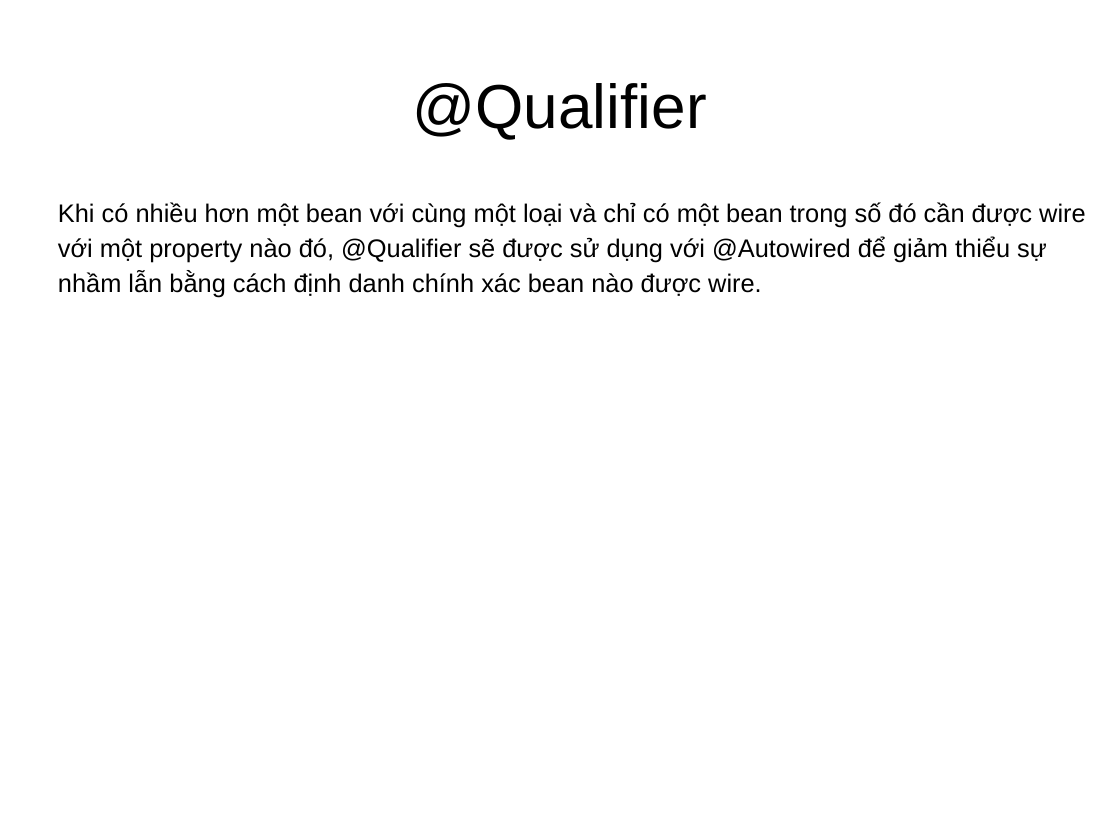
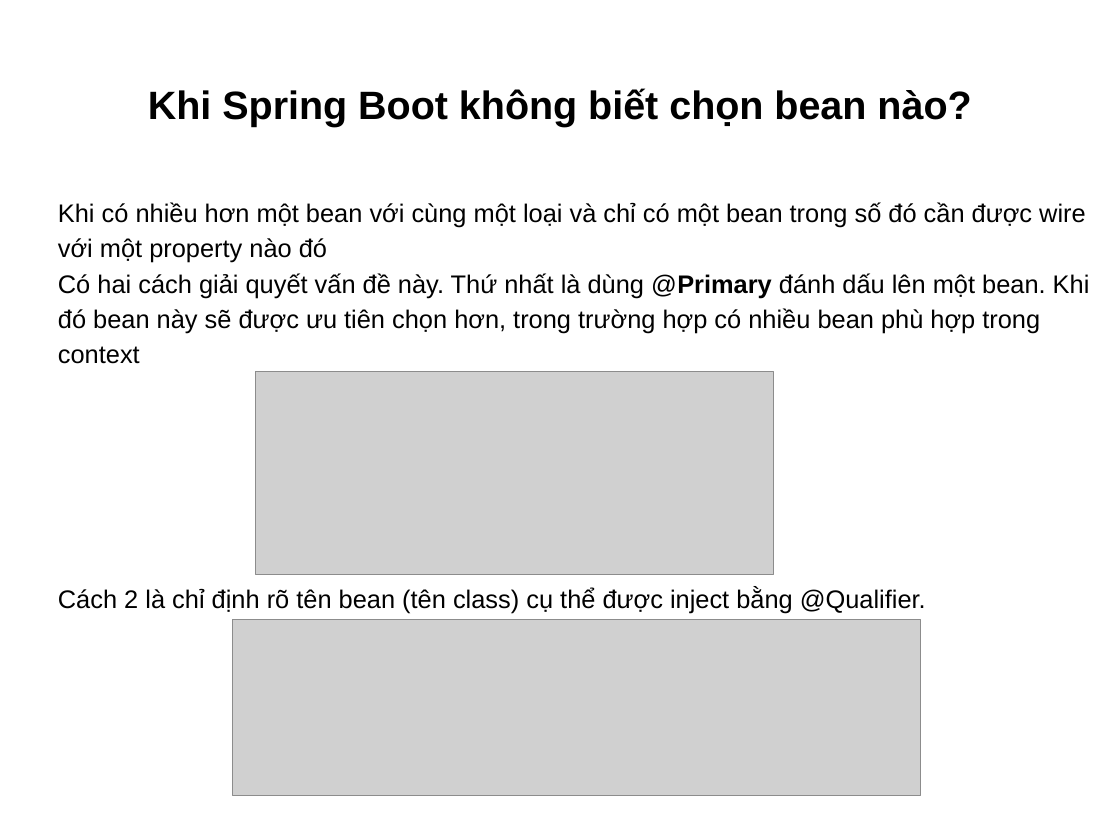
Before and after one commit to truongphan/documents, a slide deck: slide 16 of Spring.pptx (slide 15 before the commit). Drawn at 1120x840 pixels with LibreOffice and Linux fonts; fonts in the diff are those of the drawing; grey boxes stand for pictures. Boxes give left, top, right and bottom in pixels: in the first picture for what was removed or moved away, otherwise in the second. Text is boxed around its words. In the diff, an @@ line names an element or a change of style, - is before the commit and + after.

```diff
--- a/Spring.pptx
+++ b/Spring.pptx
@@ text at [148,88,971,127]: text changed; size 44 to 28 pt; bold on @@
-@Qualifier
+Khi Spring Boot không biết chọn bean nào?
@@ text at [58,202,1090,613]: text changed @@
-Khi có nhiều hơn một bean với cùng một loại và chỉ có một bean trong số đó cần được wire với một property nào đó, @Qualifier sẽ được sử dụng với @Autowired để giảm thiểu sự nhầm lẫn bằng cách định danh chính xác bean nào được wire.
+Khi có nhiều hơn một bean với cùng một loại và chỉ có một bean trong số đó cần được wire với một property nào đó
+Có hai cách giải quyết vấn đề này. Thứ nhất là dùng @Primary đánh dấu lên một bean. Khi đó bean này sẽ được ưu tiên chọn hơn, trong trường hợp có nhiều bean phù hợp trong context
+Cách 2 là chỉ định rõ tên bean (tên class) cụ thể được inject bằng @Qualifier.
@@ picture added at [256,372,773,574] @@
@@ picture added at [233,620,921,796] @@
```
Also in this commit, not shown: 2 other slides changed, 1 slide added, 1 other file.
